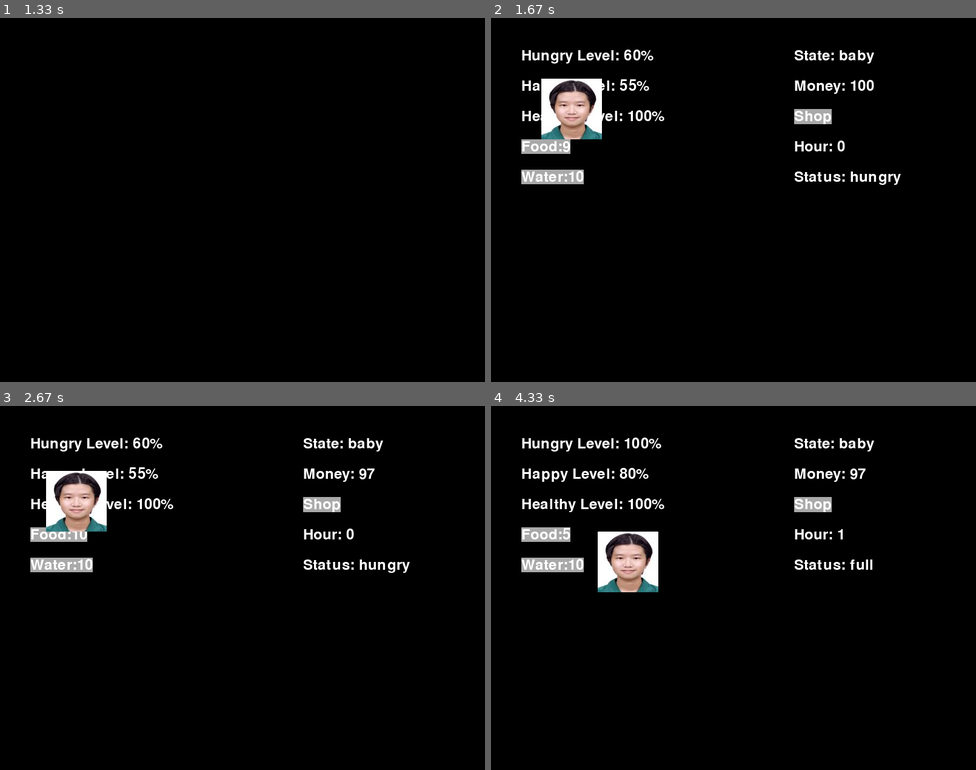
Above: before the commit, frames 1-4 (two rows, left to right).
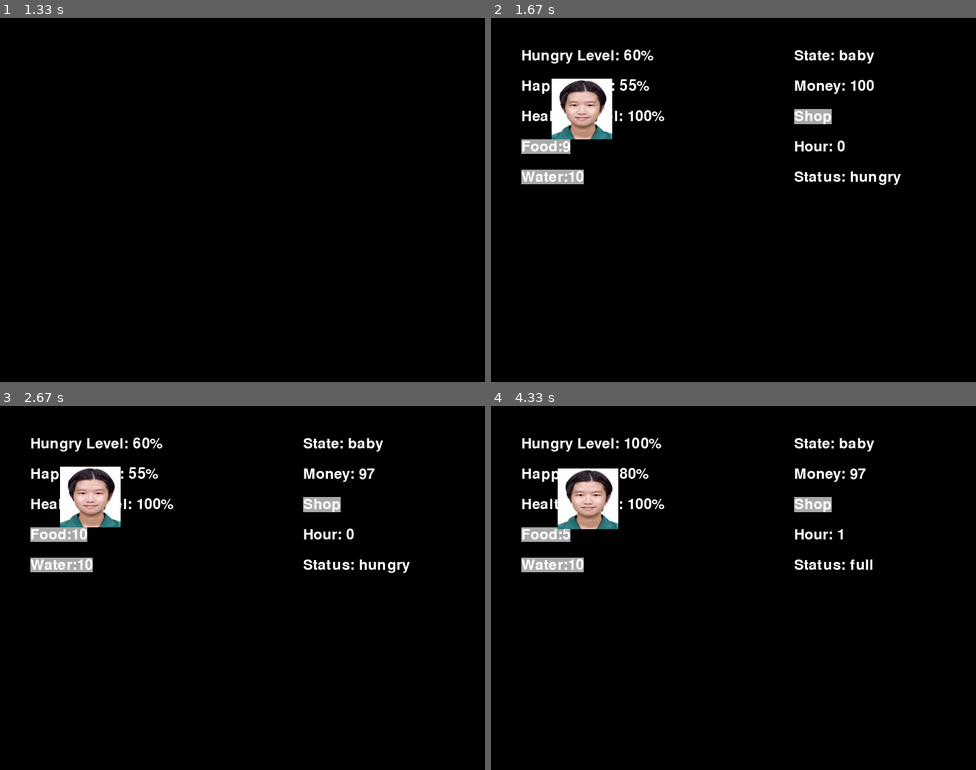
Above: after the commit, the same moments.

Repository: huihsin-chien/group6_project
Game: pygame game, started from Final_pj/main.py
The game is run twice, just before and just after one commit, with the same random seed, the same clock (stepped at 60 frames per second) and the same inputs.
Inputs (mouse positions are in pixels of both pictures, inside the frame that each line leads up to):
- Up to frame 1 (1.33 s): press the mouse at (194, 145) at 0.37 s; move the mouse to (140, 214) at 0.47 s; release the mouse at (92, 287) at 0.6 s; press the mouse at (194, 145) at 1.2 s; move the mouse to (223, 192) at 1.3 s
- Up to frame 2 (1.67 s): release the mouse at (738, 236) at 1.43 s; click (549, 145) at 1.55 s
- Up to frame 3 (2.67 s): click (310, 507) at 1.88 s; click (184, 537) at 2.22 s; press the mouse at (237, 657) at 2.53 s; move the mouse to (184, 689) at 2.63 s
- Up to frame 4 (4.33 s): release the mouse at (617, 726) at 2.77 s; press the mouse at (549, 533) at 2.87 s; move the mouse to (665, 493) at 2.97 s; release the mouse at (782, 453) at 3.1 s; press the mouse at (549, 533) at 3.2 s; move the mouse to (621, 580) at 3.3 s; release the mouse at (689, 624) at 3.43 s; press the mouse at (549, 533) at 3.53 s; move the mouse to (568, 497) at 3.63 s; release the mouse at (588, 460) at 3.77 s; press the mouse at (544, 533) at 3.87 s; move the mouse to (588, 617) at 3.97 s; release the mouse at (626, 704) at 4.1 s; click (568, 526) at 4.22 s

Frame 1 is identical in both runs. In frame 2, 1.8% of the frame differs, in the area x 10-25%, y 16-34%; in frame 3, 2.3%; in frame 4, 3.9%, in the area x 13-35%, y 17-52%.

Commit message:
pet can move！

Diff:
--- a/Final_pj/pet.py
+++ b/Final_pj/pet.py
@@ -13,8 +13,8 @@
         self.time_since_last_hour = 0  # 距离上次小时的时间
         self.x = 100
         self.y = 100
-        self.speed_x = 2
-        self.speed_y = 2
+        self.speed_x = 0.0000001
+        self.speed_y = 0.0000001
 
 
     def update_hour(self):
--- a/Final_pj/screens/game_screen.py
+++ b/Final_pj/screens/game_screen.py
@@ -101,13 +101,15 @@
             last_update_time = time()
             pet.update_hour()
 
-        if time() - direction_change_time >= 2:  # 每2秒改变一次方向
+        if time() - direction_change_time >= 1:  # 每2秒改变一次方向
             direction_change_time = time()
             change_direction()
 
         # 更新宠物的位置
-        pet.x += pet.speed_x
-        pet.y += pet.speed_y
+        if time() - last_update_time >= 0.5 and time() - last_update_time <= 0.55 or \
+            time() - last_update_time >= 0.95 and time() - last_update_time <= 1 :
+            pet.x += pet.speed_x
+            pet.y += pet.speed_y
 
         # 保持宠物在屏幕范围内，并在接近边界时改变方向
         if pet.x < 0:
